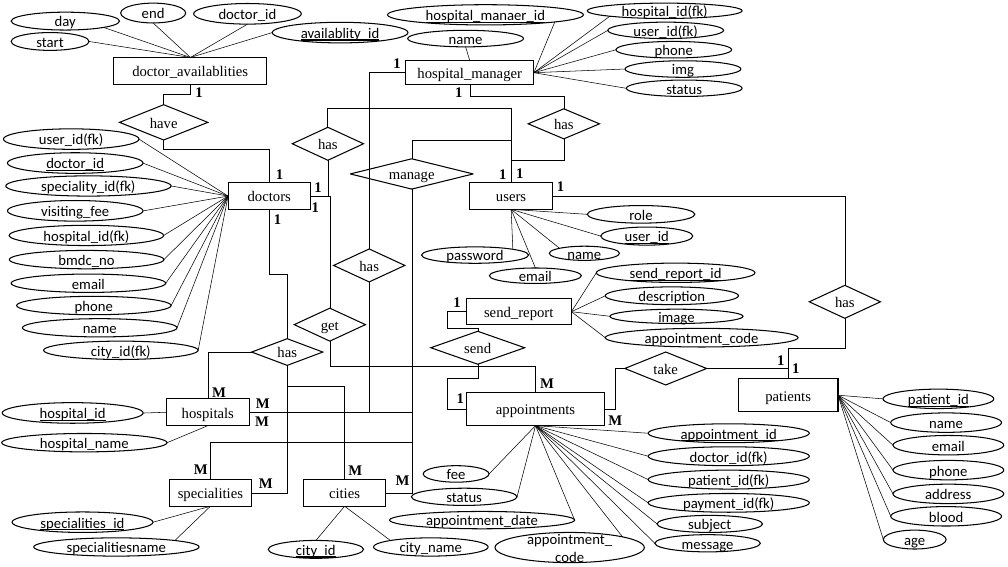
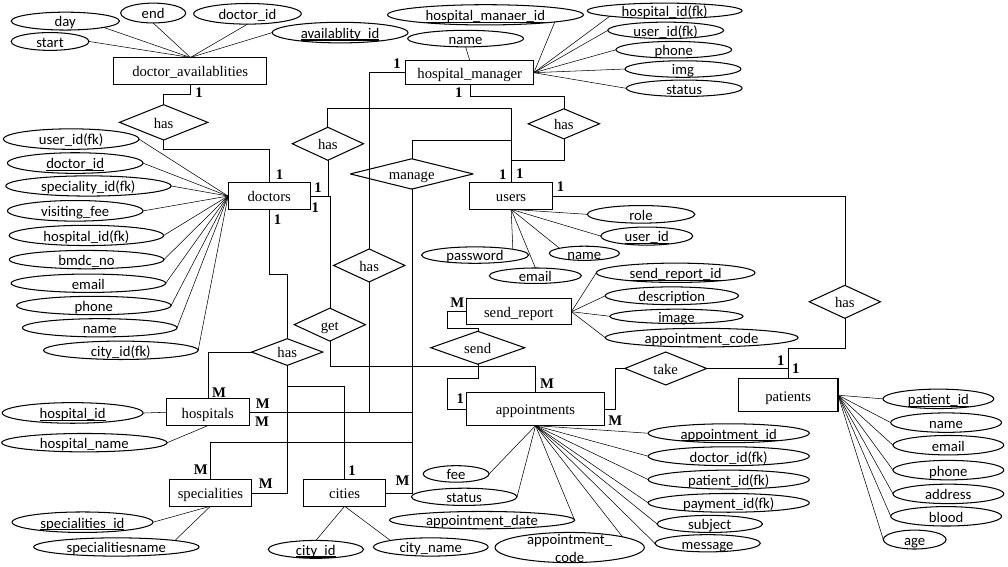
Before and after one commit to shfsakib/profile.github.io, a slide deck: slide 1 of healthCare.ppt. Drawn at 1008x567 pixels with LibreOffice and Linux fonts; fonts in the diff are those of the drawing. Boxes give left, top, right and bottom in pixels: in the first picture for what was removed or moved away, otherwise in the second. Text is boxed around its words. In the diff, an @@ line names an element or a change of style, - is before the commit and + after.

```diff
--- a/healthCare.ppt
+++ b/healthCare.ppt
@@ text in diamond at bbox=[154, 117, 174, 128]: text changed @@
-have
+has
@@ text "M": place and size @@
-text "M" at bbox=[348, 465, 362, 475]
+text "M" at bbox=[450, 297, 464, 307]
@@ text "1": place and size @@
-text "1" at bbox=[453, 297, 460, 307]
+text "1" at bbox=[348, 465, 355, 475]
```
Also in this commit, not shown: 1 other slide changed, 1 other file.
